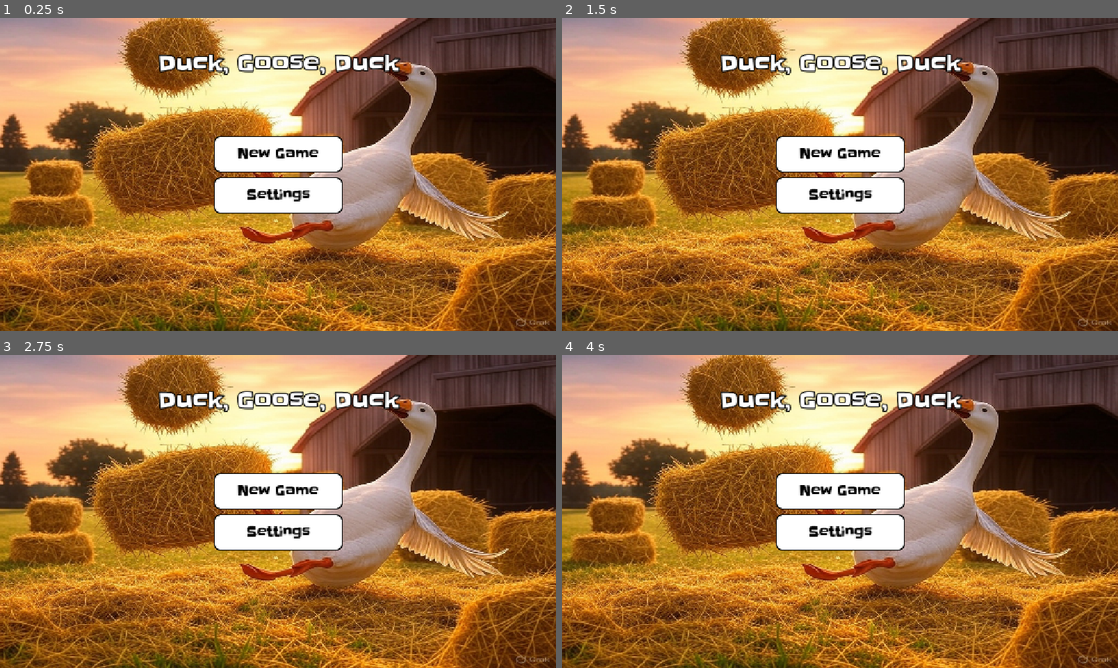
Above: before the commit, frames 1-4 (two rows, left to right).
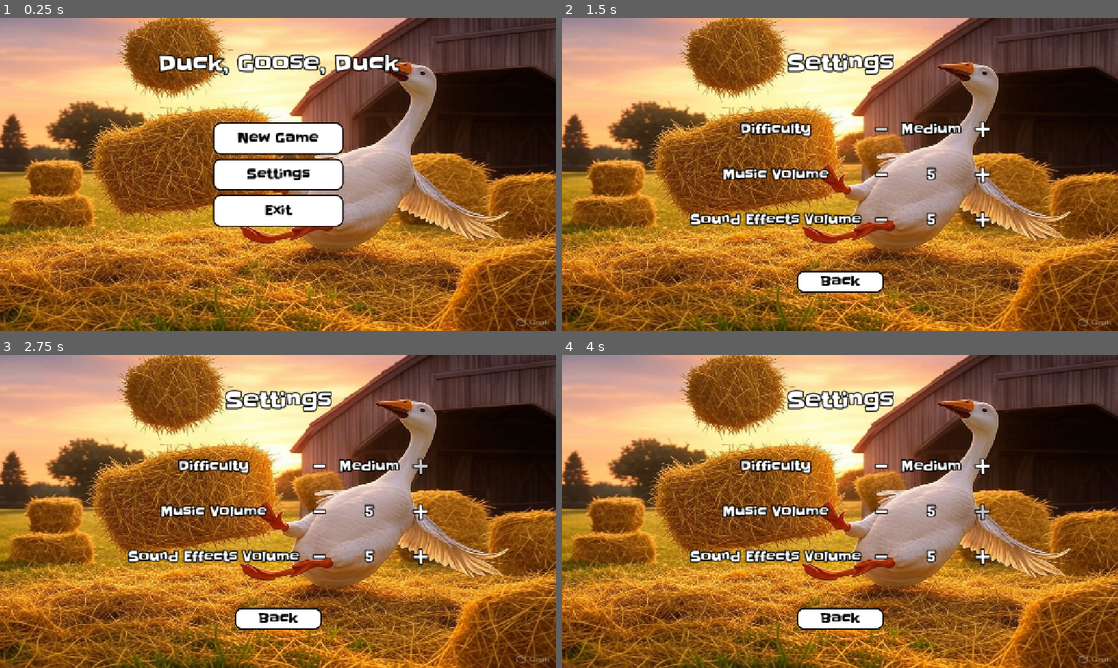
Above: after the commit, the same moments.

Repository: ZaydAlnabulsi/CMSC495-Geometry-Dash
Game: Godot game, scene res://scenes/scene_manager.tscn
Two runs of this game, one before a commit and one after it. Both use one fixed random seed, a clock stepped at 60 frames per second and the inputs below.
Inputs (mouse positions are in pixels of both pictures, inside the frame that each line leads up to):
- Up to frame 1 (0.25 s): no input
- Up to frame 2 (1.5 s): click "Settings" at 0.5 s; click (878, 130) at 1.25 s, where only the run after the commit has a clickable "-"
- Up to frame 3 (2.75 s): click (422, 467) at 2 s, where only the run after the commit has a clickable "+"
- Up to frame 4 (4 s): click (878, 511) at 2.75 s, where only the run after the commit has a clickable "-"; click (984, 511) at 3.5 s, where only the run after the commit has a clickable "+"

The runs differ from the first frame. In frame 1, 4.4% of the frame differs, in the area x 38-62%, y 33-67%; in frame 2, 11%, in the area x 22-78%, y 11-88%; in frame 3, 11%; in frame 4, 11%.

Commit message:
Added settings menu

Diff:
--- a/geometrydashclone/scenes/main_menu.tscn
+++ b/geometrydashclone/scenes/main_menu.tscn
@@ -70,10 +70,10 @@
 anchor_top = 0.5
 anchor_right = 0.5
 anchor_bottom = 0.5
-offset_left = -149.0
-offset_top = -90.0
-offset_right = 149.0
-offset_bottom = 90.0
+offset_left = -150.0
+offset_top = -120.0
+offset_right = 150.0
+offset_bottom = 120.0
 grow_horizontal = 2
 grow_vertical = 2
 theme_override_constants/separation = 10
@@ -108,6 +108,22 @@
 theme_override_styles/normal = SubResource("StyleBoxFlat_8ln24")
 text = "Settings"
 
+[node name="ExitButton" type="Button" parent="VBoxContainer"]
+layout_mode = 2
+size_flags_vertical = 3
+theme_override_colors/font_hover_color = Color(0, 0, 0, 1)
+theme_override_colors/font_color = Color(0, 0, 0, 1)
+theme_override_colors/font_focus_color = Color(0, 0, 0, 1)
+theme_override_colors/font_pressed_color = Color(0, 0, 0, 1)
+theme_override_fonts/font = ExtResource("3_bqqt6")
+theme_override_font_sizes/font_size = 30
+theme_override_styles/focus = SubResource("StyleBoxEmpty_bqqt6")
+theme_override_styles/hover = SubResource("StyleBoxFlat_wu84c")
+theme_override_styles/pressed = SubResource("StyleBoxFlat_bqqt6")
+theme_override_styles/normal = SubResource("StyleBoxFlat_8ln24")
+text = "Exit
+"
+
 [node name="Label" type="Label" parent="."]
 layout_mode = 1
 anchors_preset = 5
@@ -125,3 +141,4 @@
 text = "Duck, Goose, Duck"
 
 [connection signal="pressed" from="VBoxContainer/NewGameButton" to="." method="_on_new_game_button_pressed"]
+[connection signal="pressed" from="VBoxContainer/SettingsButton" to="." method="_on_settings_button_pressed"]
--- /dev/null
+++ b/geometrydashclone/scenes/settings_menu.tscn
@@ -0,0 +1,293 @@
+[gd_scene load_steps=13 format=3 uid="uid://kwtgggq20hns"]
+
+[ext_resource type="Texture2D" uid="uid://bc8optto3ic5d" path="res://Images/goose background.jpg" id="1_cr101"]
+[ext_resource type="Script" uid="uid://c5elrpbp3qq2n" path="res://scripts/settings_menu.gd" id="1_wswnh"]
+[ext_resource type="FontFile" uid="uid://kix12tgfjm8k" path="res://Images/Slackey-Regular.ttf" id="2_wswnh"]
+
+[sub_resource type="StyleBoxTexture" id="StyleBoxTexture_labj1"]
+texture = ExtResource("1_cr101")
+
+[sub_resource type="StyleBoxEmpty" id="StyleBoxEmpty_wswnh"]
+
+[sub_resource type="StyleBoxFlat" id="StyleBoxFlat_labj1"]
+bg_color = Color(0.6, 0.6, 0.6, 0)
+
+[sub_resource type="StyleBoxFlat" id="StyleBoxFlat_n35ux"]
+bg_color = Color(0.6, 0.6, 0.6, 0)
+
+[sub_resource type="StyleBoxFlat" id="StyleBoxFlat_fb6cq"]
+bg_color = Color(0.6, 0.6, 0.6, 0)
+
+[sub_resource type="StyleBoxEmpty" id="StyleBoxEmpty_labj1"]
+
+[sub_resource type="StyleBoxFlat" id="StyleBoxFlat_lwwgp"]
+bg_color = Color(0.791999, 0.791999, 0.791999, 1)
+border_width_left = 3
+border_width_top = 3
+border_width_right = 3
+border_width_bottom = 3
+border_color = Color(0, 0, 0, 1)
+corner_radius_top_left = 16
+corner_radius_top_right = 16
+corner_radius_bottom_right = 16
+corner_radius_bottom_left = 16
+
+[sub_resource type="StyleBoxFlat" id="StyleBoxFlat_bgjg7"]
+bg_color = Color(0.617455, 0.617455, 0.617455, 1)
+border_width_left = 3
+border_width_top = 3
+border_width_right = 3
+border_width_bottom = 3
+border_color = Color(0, 0, 0, 1)
+corner_radius_top_left = 16
+corner_radius_top_right = 16
+corner_radius_bottom_right = 16
+corner_radius_bottom_left = 16
+
+[sub_resource type="StyleBoxFlat" id="StyleBoxFlat_48ojb"]
+bg_color = Color(1, 1, 1, 1)
+border_width_left = 3
+border_width_top = 3
+border_width_right = 3
+border_width_bottom = 3
+border_color = Color(0, 0, 0, 1)
+corner_radius_top_left = 16
+corner_radius_top_right = 16
+corner_radius_bottom_right = 16
+corner_radius_bottom_left = 16
+
+[node name="SettingsMenu" type="Control"]
+layout_mode = 3
+anchors_preset = 15
+anchor_right = 1.0
+anchor_bottom = 1.0
+grow_horizontal = 2
+grow_vertical = 2
+script = ExtResource("1_wswnh")
+
+[node name="Panel" type="Panel" parent="."]
+layout_mode = 1
+anchors_preset = 15
+anchor_right = 1.0
+anchor_bottom = 1.0
+grow_horizontal = 2
+grow_vertical = 2
+theme_override_styles/panel = SubResource("StyleBoxTexture_labj1")
+
+[node name="Label" type="Label" parent="."]
+layout_mode = 1
+anchors_preset = 5
+anchor_left = 0.5
+anchor_right = 0.5
+offset_left = -223.5
+offset_top = 68.0
+offset_right = 223.5
+offset_bottom = 137.0
+grow_horizontal = 2
+theme_override_colors/font_outline_color = Color(0, 0, 0, 1)
+theme_override_constants/outline_size = 10
+theme_override_fonts/font = ExtResource("2_wswnh")
+theme_override_font_sizes/font_size = 50
+text = "Settings"
+horizontal_alignment = 1
+vertical_alignment = 1
+
+[node name="GridContainer" type="GridContainer" parent="."]
+layout_mode = 1
+anchors_preset = 8
+anchor_left = 0.5
+anchor_top = 0.5
+anchor_right = 0.5
+anchor_bottom = 0.5
+offset_left = -6.5
+offset_top = -11.5
+offset_right = 6.5
+offset_bottom = 11.5
+grow_horizontal = 2
+grow_vertical = 2
+theme_override_constants/h_separation = 30
+columns = 4
+
+[node name="DiffcultyLabel" type="Label" parent="GridContainer"]
+layout_mode = 2
+theme_override_colors/font_outline_color = Color(0, 0, 0, 1)
+theme_override_constants/outline_size = 10
+theme_override_fonts/font = ExtResource("2_wswnh")
+theme_override_font_sizes/font_size = 30
+text = "Difficulty"
+horizontal_alignment = 1
+vertical_alignment = 1
+
+[node name="DifficultyMinusButton" type="Button" parent="GridContainer"]
+layout_mode = 2
+theme_override_colors/font_hover_color = Color(0.775063, 0.775063, 0.775063, 1)
+theme_override_colors/font_color = Color(1, 1, 1, 1)
+theme_override_colors/font_focus_color = Color(1, 1, 1, 1)
+theme_override_colors/font_pressed_color = Color(0.568973, 0.568973, 0.568973, 1)
+theme_override_constants/outline_size = 10
+theme_override_fonts/font = ExtResource("2_wswnh")
+theme_override_font_sizes/font_size = 70
+theme_override_styles/focus = SubResource("StyleBoxEmpty_wswnh")
+theme_override_styles/hover = SubResource("StyleBoxFlat_labj1")
+theme_override_styles/pressed = SubResource("StyleBoxFlat_n35ux")
+theme_override_styles/normal = SubResource("StyleBoxFlat_fb6cq")
+text = "-"
+
+[node name="DifficultySettingLabel" type="Label" parent="GridContainer"]
+layout_mode = 2
+theme_override_colors/font_outline_color = Color(0, 0, 0, 1)
+theme_override_constants/outline_size = 10
+theme_override_fonts/font = ExtResource("2_wswnh")
+theme_override_font_sizes/font_size = 30
+text = "Medium"
+horizontal_alignment = 1
+vertical_alignment = 1
+
+[node name="DifficultyPlusButton" type="Button" parent="GridContainer"]
+layout_mode = 2
+theme_override_colors/font_hover_color = Color(0.775063, 0.775063, 0.775063, 1)
+theme_override_colors/font_outline_color = Color(0, 0, 0, 1)
+theme_override_colors/font_color = Color(1, 1, 1, 1)
+theme_override_colors/font_focus_color = Color(1, 1, 1, 1)
+theme_override_colors/font_pressed_color = Color(0.568973, 0.568973, 0.568973, 1)
+theme_override_constants/outline_size = 10
+theme_override_fonts/font = ExtResource("2_wswnh")
+theme_override_font_sizes/font_size = 70
+theme_override_styles/focus = SubResource("StyleBoxEmpty_wswnh")
+theme_override_styles/hover = SubResource("StyleBoxFlat_labj1")
+theme_override_styles/pressed = SubResource("StyleBoxFlat_n35ux")
+theme_override_styles/normal = SubResource("StyleBoxFlat_fb6cq")
+text = "+"
+
+[node name="MusicVolumeLabel" type="Label" parent="GridContainer"]
+layout_mode = 2
+theme_override_colors/font_outline_color = Color(0, 0, 0, 1)
+theme_override_constants/outline_size = 10
+theme_override_fonts/font = ExtResource("2_wswnh")
+theme_override_font_sizes/font_size = 30
+text = "Music Volume"
+horizontal_alignment = 1
+vertical_alignment = 1
+
+[node name="MusicVolumeMinusButton" type="Button" parent="GridContainer"]
+layout_mode = 2
+theme_override_colors/font_hover_color = Color(0.775063, 0.775063, 0.775063, 1)
+theme_override_colors/font_outline_color = Color(0, 0, 0, 1)
+theme_override_colors/font_color = Color(1, 1, 1, 1)
+theme_override_colors/font_focus_color = Color(1, 1, 1, 1)
+theme_override_colors/font_pressed_color = Color(0.568973, 0.568973, 0.568973, 1)
+theme_override_constants/outline_size = 10
+theme_override_fonts/font = ExtResource("2_wswnh")
+theme_override_font_sizes/font_size = 70
+theme_override_styles/focus = SubResource("StyleBoxEmpty_wswnh")
+theme_override_styles/hover = SubResource("StyleBoxFlat_labj1")
+theme_override_styles/pressed = SubResource("StyleBoxFlat_n35ux")
+theme_override_styles/normal = SubResource("StyleBoxFlat_fb6cq")
+text = "-"
+
+[node name="MusicVolumeSettingLabel" type="Label" parent="GridContainer"]
+layout_mode = 2
+theme_override_colors/font_outline_color = Color(0, 0, 0, 1)
+theme_override_constants/outline_size = 10
+theme_override_fonts/font = ExtResource("2_wswnh")
+theme_override_font_sizes/font_size = 30
+text = "5"
+horizontal_alignment = 1
+vertical_alignment = 1
+
+[node name="MusicVolumePlusButton" type="Button" parent="GridContainer"]
+layout_mode = 2
+theme_override_colors/font_hover_color = Color(0.775063, 0.775063, 0.775063, 1)
+theme_override_colors/font_outline_color = Color(0, 0, 0, 1)
+theme_override_colors/font_color = Color(1, 1, 1, 1)
+theme_override_colors/font_focus_color = Color(1, 1, 1, 1)
+theme_override_colors/font_pressed_color = Color(0.568973, 0.568973, 0.568973, 1)
+theme_override_constants/outline_size = 10
+theme_override_fonts/font = ExtResource("2_wswnh")
+theme_override_font_sizes/font_size = 70
+theme_override_styles/focus = SubResource("StyleBoxEmpty_wswnh")
+theme_override_styles/hover = SubResource("StyleBoxFlat_labj1")
+theme_override_styles/pressed = SubResource("StyleBoxFlat_n35ux")
+theme_override_styles/normal = SubResource("StyleBoxFlat_fb6cq")
+text = "+"
+
+[node name="SoundEffectsVolumeLabel" type="Label" parent="GridContainer"]
+layout_mode = 2
+theme_override_colors/font_outline_color = Color(0, 0, 0, 1)
+theme_override_constants/outline_size = 10
+theme_override_fonts/font = ExtResource("2_wswnh")
+theme_override_font_sizes/font_size = 30
+text = "Sound Effects Volume"
+horizontal_alignment = 1
+vertical_alignment = 1
+
+[node name="SoundEffectsVolumeMinusButton" type="Button" parent="GridContainer"]
+layout_mode = 2
+theme_override_colors/font_hover_color = Color(0.775063, 0.775063, 0.775063, 1)
+theme_override_colors/font_outline_color = Color(0, 0, 0, 1)
+theme_override_colors/font_color = Color(1, 1, 1, 1)
+theme_override_colors/font_focus_color = Color(1, 1, 1, 1)
+theme_override_colors/font_pressed_color = Color(0.568973, 0.568973, 0.568973, 1)
+theme_override_constants/outline_size = 10
+theme_override_fonts/font = ExtResource("2_wswnh")
+theme_override_font_sizes/font_size = 70
+theme_override_styles/focus = SubResource("StyleBoxEmpty_wswnh")
+theme_override_styles/hover = SubResource("StyleBoxFlat_labj1")
+theme_override_styles/pressed = SubResource("StyleBoxFlat_n35ux")
+theme_override_styles/normal = SubResource("StyleBoxFlat_fb6cq")
+text = "-"
+
+[node name="SoundEffectsVolumeSettingLabel" type="Label" parent="GridContainer"]
+layout_mode = 2
+theme_override_colors/font_outline_color = Color(0, 0, 0, 1)
+theme_override_constants/outline_size = 10
+theme_override_fonts/font = ExtResource("2_wswnh")
+theme_override_font_sizes/font_size = 30
+text = "5"
+horizontal_alignment = 1
+vertical_alignment = 1
+
+[node name="SoundEffectsVolumePlusButton" type="Button" parent="GridContainer"]
+layout_mode = 2
+theme_override_colors/font_hover_color = Color(0.775063, 0.775063, 0.775063, 1)
+theme_override_colors/font_outline_color = Color(0, 0, 0, 1)
+theme_override_colors/font_color = Color(1, 1, 1, 1)
+theme_override_colors/font_focus_color = Color(1, 1, 1, 1)
+theme_override_colors/font_pressed_color = Color(0.568973, 0.568973, 0.568973, 1)
+theme_override_constants/outline_size = 10
+theme_override_fonts/font = ExtResource("2_wswnh")
+theme_override_font_sizes/font_size = 70
+theme_override_styles/focus = SubResource("StyleBoxEmpty_wswnh")
+theme_override_styles/hover = SubResource("StyleBoxFlat_labj1")
+theme_override_styles/pressed = SubResource("StyleBoxFlat_n35ux")
+theme_override_styles/normal = SubResource("StyleBoxFlat_fb6cq")
+text = "+"
+
+[node name="BackButton" type="Button" parent="."]
+custom_minimum_size = Vector2(200, 50)
+layout_mode = 1
+anchors_preset = 7
+anchor_left = 0.5
+anchor_top = 1.0
+anchor_right = 0.5
+anchor_bottom = 1.0
+offset_left = -100.0
+offset_top = -139.0
+offset_right = 100.0
+offset_bottom = -89.0
+grow_horizontal = 2
+grow_vertical = 0
+size_flags_vertical = 3
+theme_override_colors/font_hover_color = Color(0, 0, 0, 1)
+theme_override_colors/font_color = Color(0, 0, 0, 1)
+theme_override_colors/font_focus_color = Color(0, 0, 0, 1)
+theme_override_colors/font_pressed_color = Color(0, 0, 0, 1)
+theme_override_fonts/font = ExtResource("2_wswnh")
+theme_override_font_sizes/font_size = 30
+theme_override_styles/focus = SubResource("StyleBoxEmpty_labj1")
+theme_override_styles/hover = SubResource("StyleBoxFlat_lwwgp")
+theme_override_styles/pressed = SubResource("StyleBoxFlat_bgjg7")
+theme_override_styles/normal = SubResource("StyleBoxFlat_48ojb")
+text = "Back"
+
+[connection signal="pressed" from="BackButton" to="." method="_on_back_button_pressed"]
--- a/geometrydashclone/scripts/main_menu.gd
+++ b/geometrydashclone/scripts/main_menu.gd
@@ -2,3 +2,7 @@
 
 func _on_new_game_button_pressed() -> void:
 	Global.scene_manager.change_scene("res://scenes/level1.tscn")
+
+
+func _on_settings_button_pressed() -> void:
+	Global.scene_manager.change_scene("res://scenes/settings_menu.tscn")
--- /dev/null
+++ b/geometrydashclone/scripts/settings_menu.gd
@@ -0,0 +1,5 @@
+extends Control
+
+
+func _on_back_button_pressed() -> void:
+	Global.scene_manager.change_scene("res://scenes/main_menu.tscn")
Not shown, added: geometrydashclone/scripts/settings_menu.gd.uid
